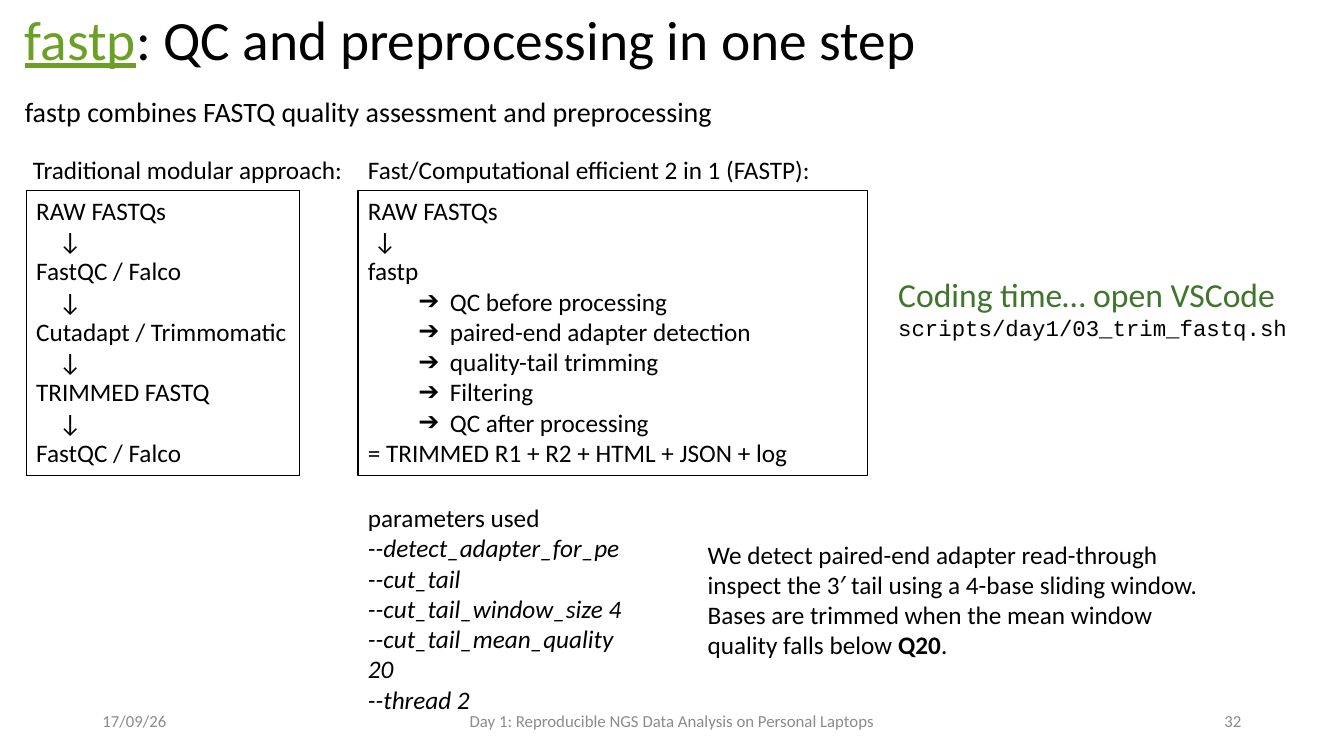
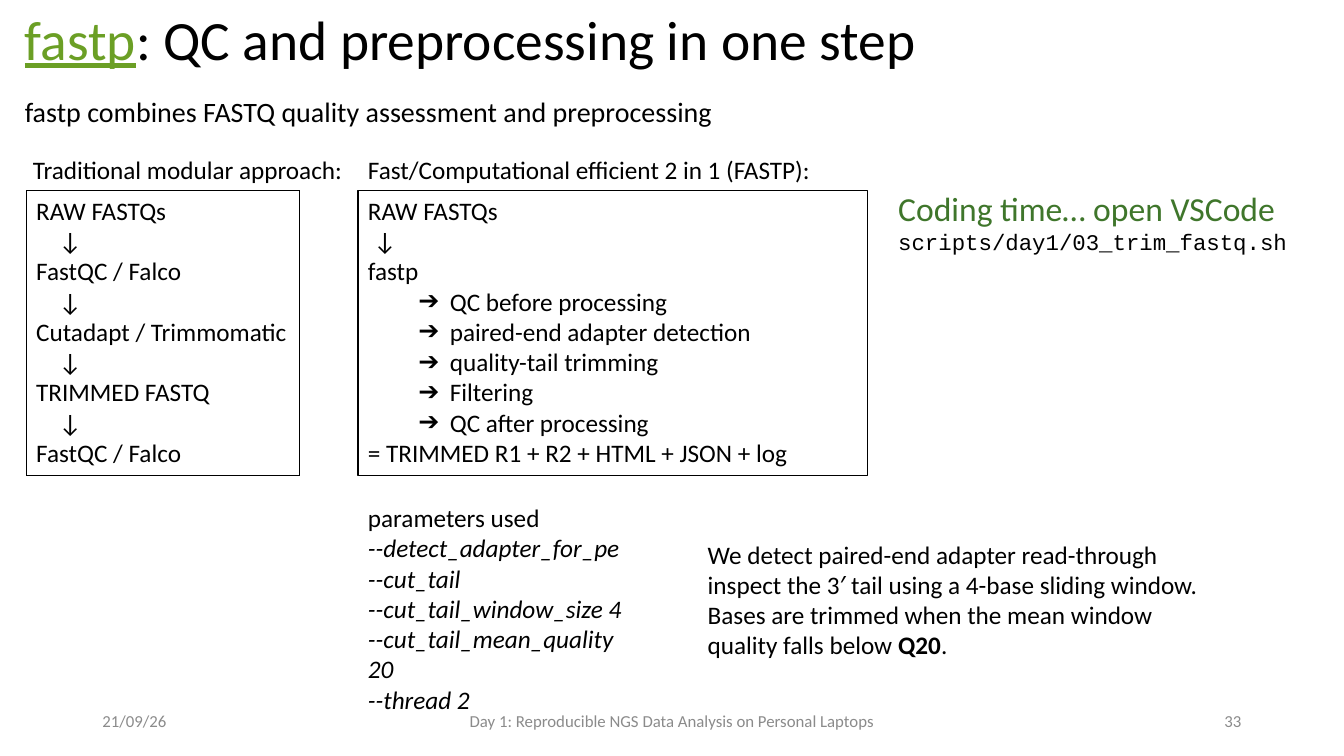
Before and after one commit to fgualdr/reproducible-ngs-workshop, a slide deck: slide 34 of power_point/Day1.pptx (slide 33 before the commit). Drawn at 1344x756 pixels with LibreOffice and Linux fonts; fonts in the diff are those of the drawing. Boxes give left, top, right and bottom in pixels: in the first picture for what was removed or moved away, otherwise in the second. Text is boxed around its words. In the diff, an @@ line names an element or a change of style, - is before the commit and + after.

```diff
--- a/power_point/Day1.pptx
+++ b/power_point/Day1.pptx
@@ text "Coding time… open VSCode": place and size @@
-text "Coding time… open VSCode" at box(898, 283, 1287, 341)
+text "Coding time… open VSCode" at box(898, 197, 1287, 255)
@@ text at box(102, 715, 166, 728): text changed @@
-17/09/26
+21/09/26
@@ page number at box(1224, 716, 1241, 727): text changed @@
-32
+33
```
Also in this commit, not shown: 35 other slides changed, 1 slide added, 10 other files.
